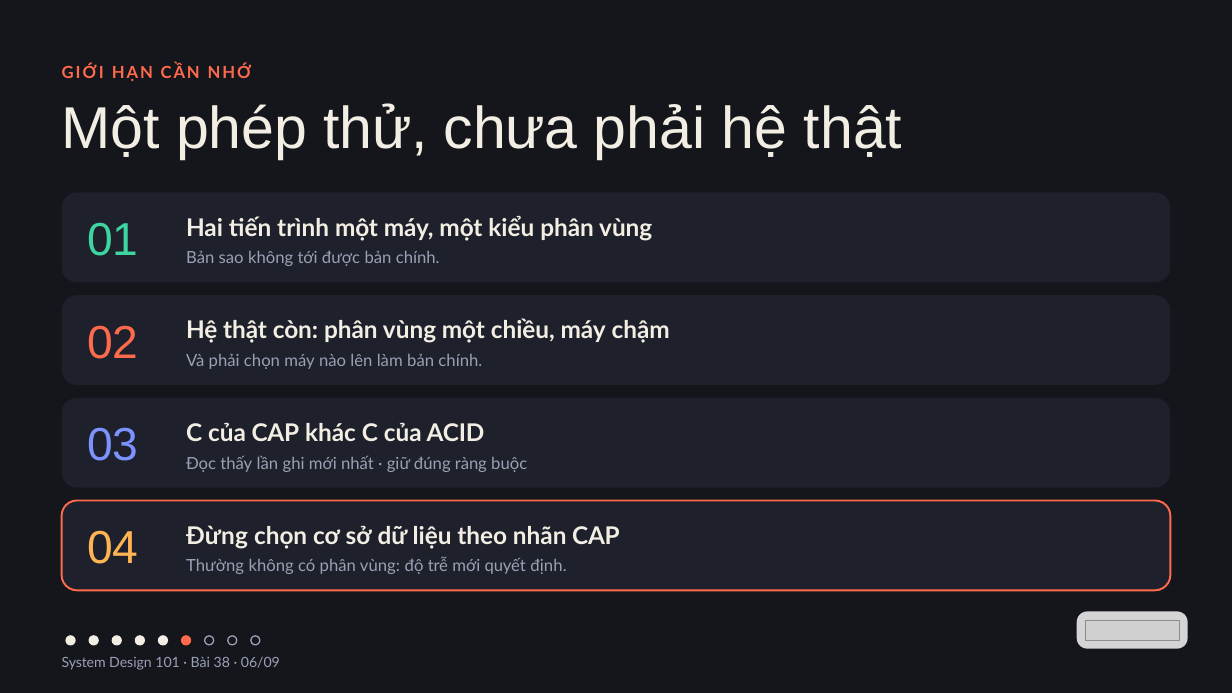
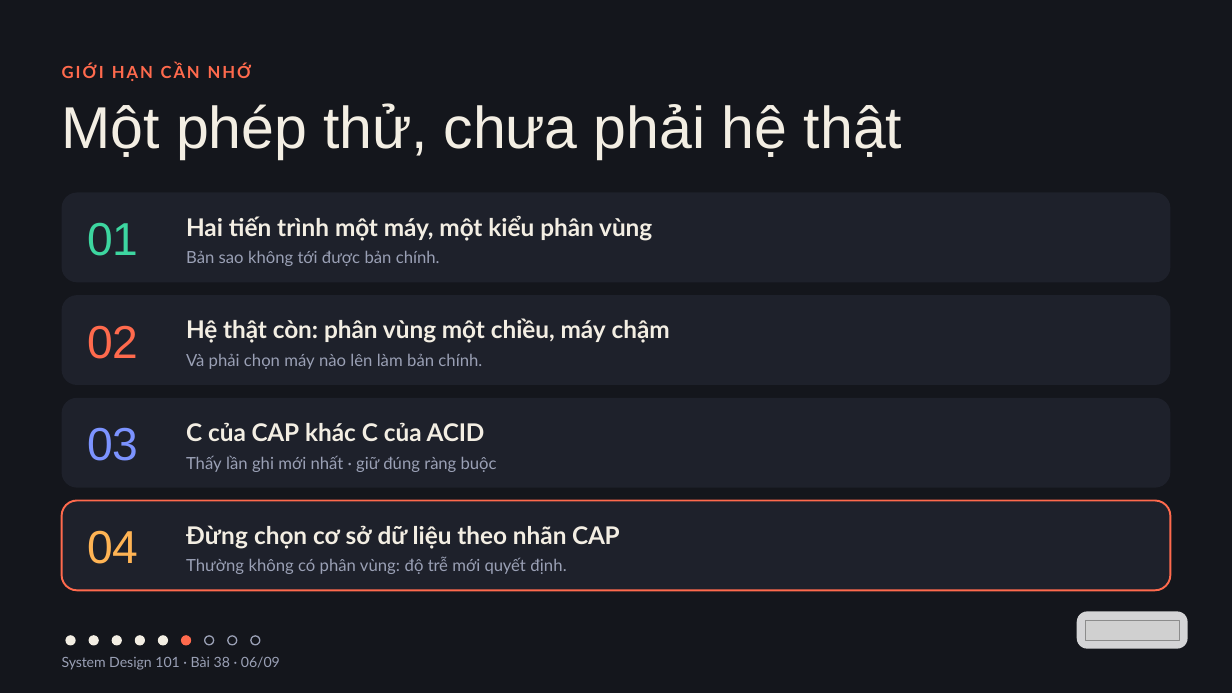
Before and after one commit to vohoailinh90/tool-marketing-studio, a slide deck: slide 6 of system-design-101/vi/lessons/sd-04-038/slides/sd-04-038.pptx. Drawn at 1232x693 pixels with LibreOffice and Linux fonts; fonts in the diff are those of the drawing; grey boxes stand for pictures. Boxes give left, top, right and bottom in pixels: in the first picture for what was removed or moved away, otherwise in the second. Text is boxed around its words. In the diff, an @@ line names an element or a change of style, - is before the commit and + after.

```diff
--- a/system-design-101/vi/lessons/sd-04-038/slides/sd-04-038.pptx
+++ b/system-design-101/vi/lessons/sd-04-038/slides/sd-04-038.pptx
@@ text at [186, 456, 497, 472]: text changed @@
-Đọc thấy lần ghi mới nhất · giữ đúng ràng buộc
+Thấy lần ghi mới nhất · giữ đúng ràng buộc
```
Also in this commit, not shown: 2 other slides changed.
